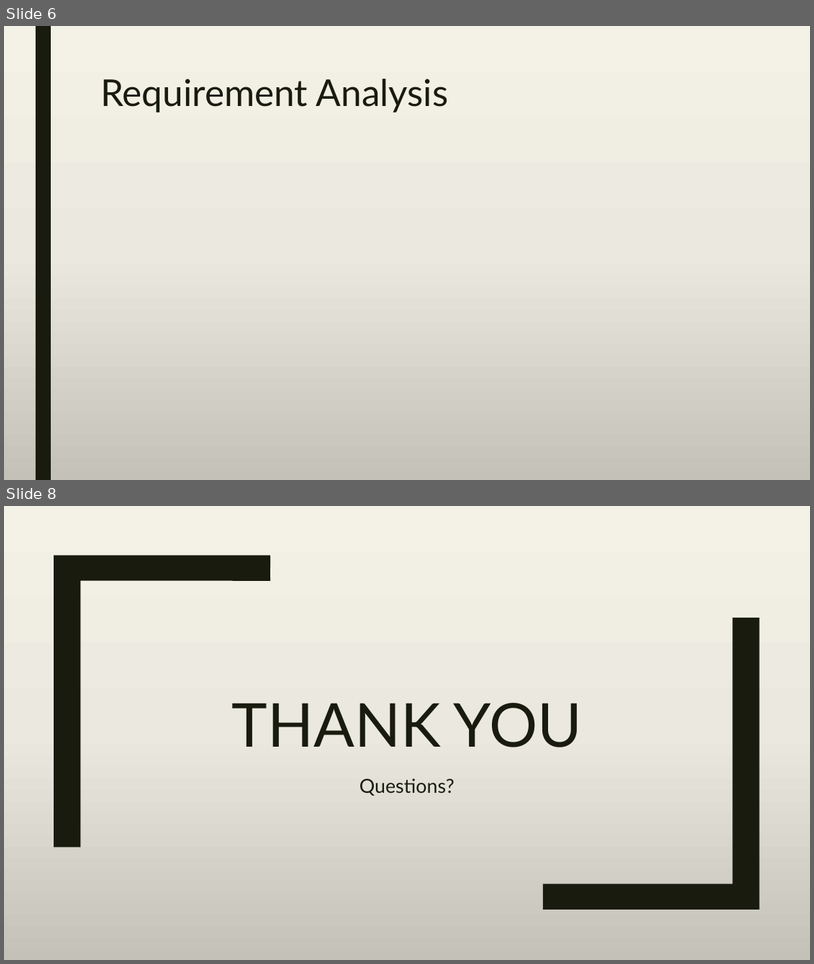
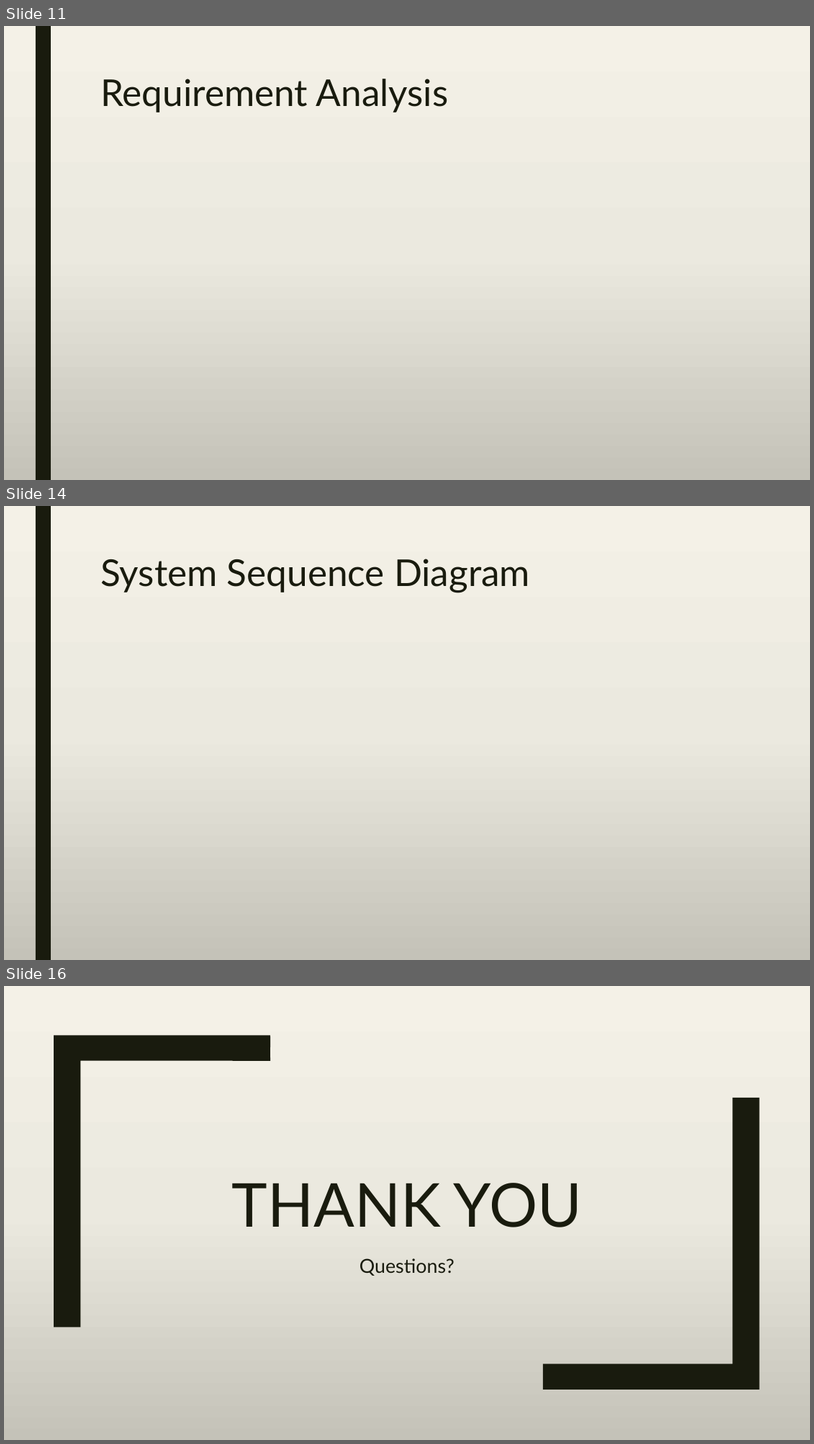
Before and after one commit to A-3li/Capstone, a slide deck: Capstone.pptx. Shown one above the other, each under a label of ours: slides 6 and 8 before the commit, slides 11, 14 and 16 after it; the slides between them are not shown. The pictures are 814x964 and 814x1444 pixels, drawn with LibreOffice and Linux fonts; fonts in the diff are those of the drawing. Boxes give left, top, right and bottom in pixels: in the first picture for what was removed or moved away, otherwise in the second. Text is boxed around its words. In the diff, an @@ line names an element or a change of style, - is before the commit and + after.

Commit message:
Title
Added all the correspoding titles needed

```diff
--- a/Capstone.pptx
+++ b/Capstone.pptx
@@ slide 14 added at [4, 506, 810, 960], background gradient #F4F2E7 to #EBEAE0 to #C4C3B9; not listed: 1 template element that a slide beside it also shows @@
@@ title added at [100, 559, 530, 592], 44 pt, text #191B0E @@
+System Sequence Diagram
@@ what was slide 6 is now slide 11 @@
@@ what was slide 8 is now slide 16 @@
```
Also in this commit, not shown: 1 slide changed, 9 other slides added, 2 slides removed.
